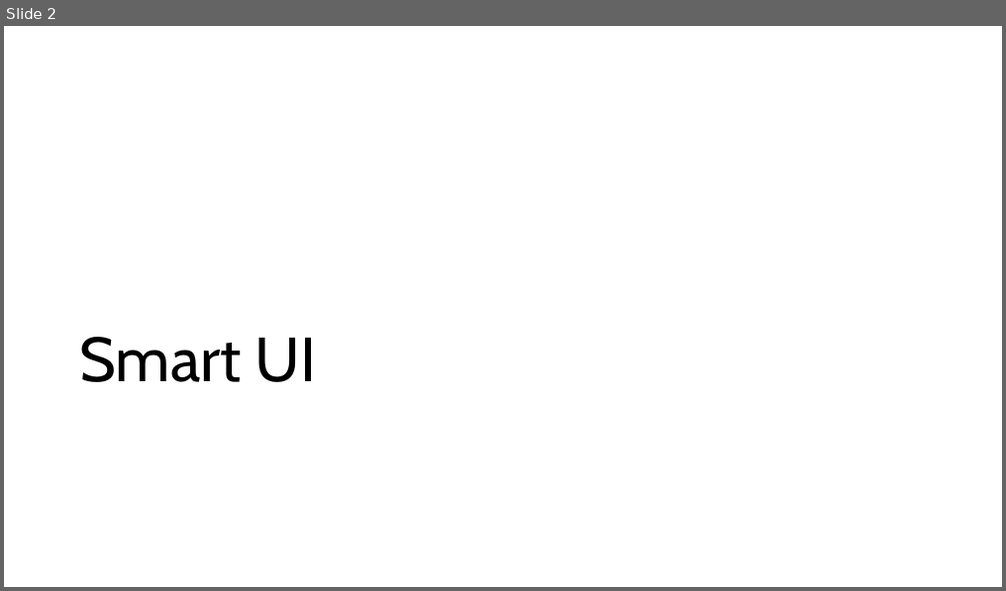
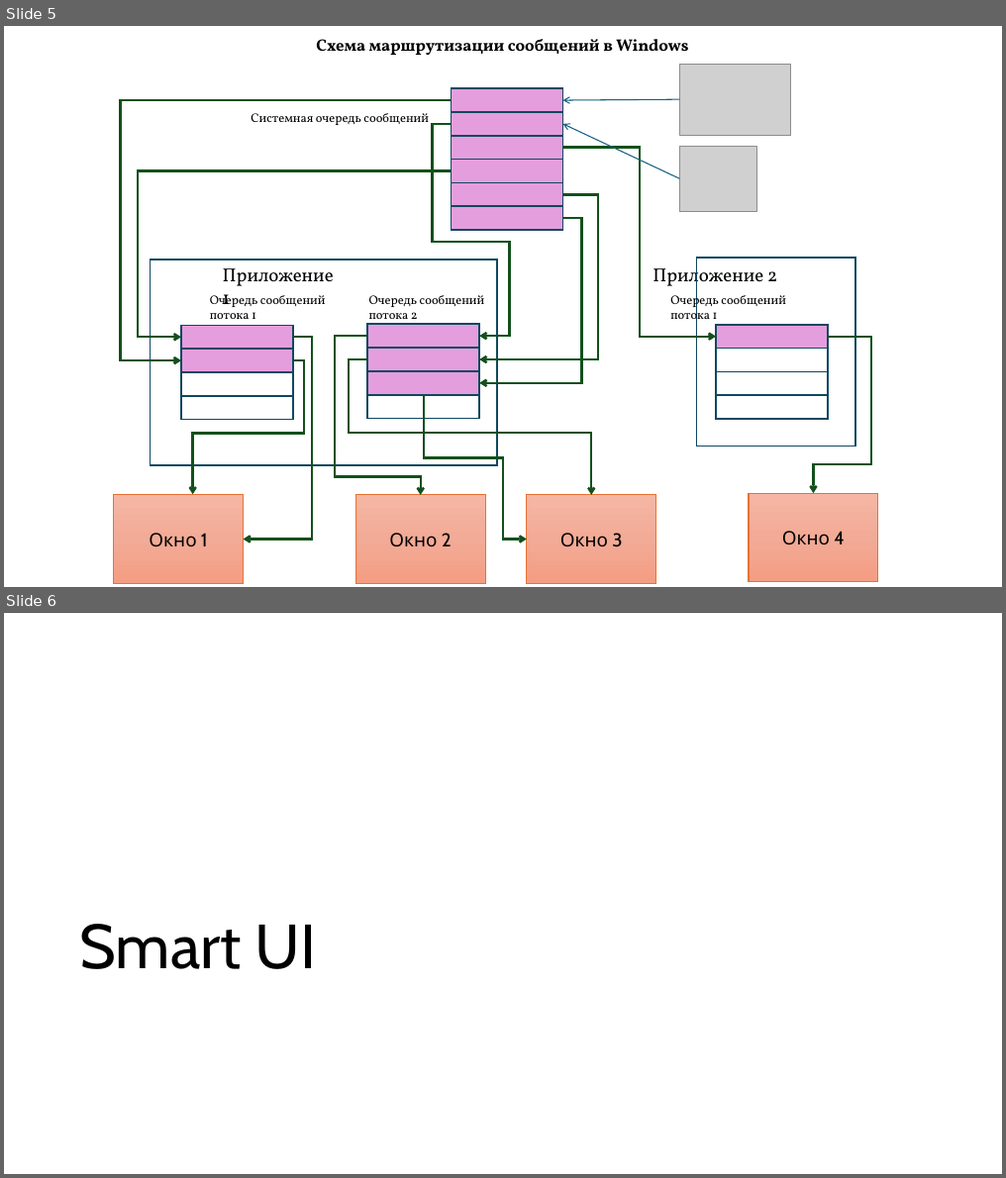
Before and after one commit to alexey-malov/ood, a slide deck: lectures/16.mvxx/mvxx.pptx. Shown one above the other, each under a label of ours: slide 2 before the commit, slides 5 and 6 after it. The pictures are 1006x591 and 1006x1178 pixels, drawn with LibreOffice and Linux fonts; fonts in the diff are those of the drawing; grey boxes stand for pictures. Boxes give left, top, right and bottom in pixels: in the first picture for what was removed or moved away, otherwise in the second. Text is boxed around its words. In the diff, an @@ line names an element or a change of style, - is before the commit and + after.

```diff
--- a/lectures/16.mvxx/mvxx.pptx
+++ b/lectures/16.mvxx/mvxx.pptx
@@ slide 5 added at <box>4,26,1002,587</box>, background #FFFFFF @@
@@ group added at <box>113,39,878,583</box>: 24 rectangles, 12 elbow arrows, 7 texts, 2 pictures, 2 arrows @@
+Приложение 1
+Очередь сообщений
+потока 1
+Очередь сообщений
+потока 2
+Приложение 2
+Очередь сообщений
+потока 1
+Схема маршрутизации сообщений в Windows
+Окно 1
+Окно 2
+Окно 3
+Окно 4
+Системная очередь сообщений
@@ what was slide 2 is now slide 6 @@
```
Also in this commit, not shown: 5 slides changed, 4 other slides added, 6 other files.
